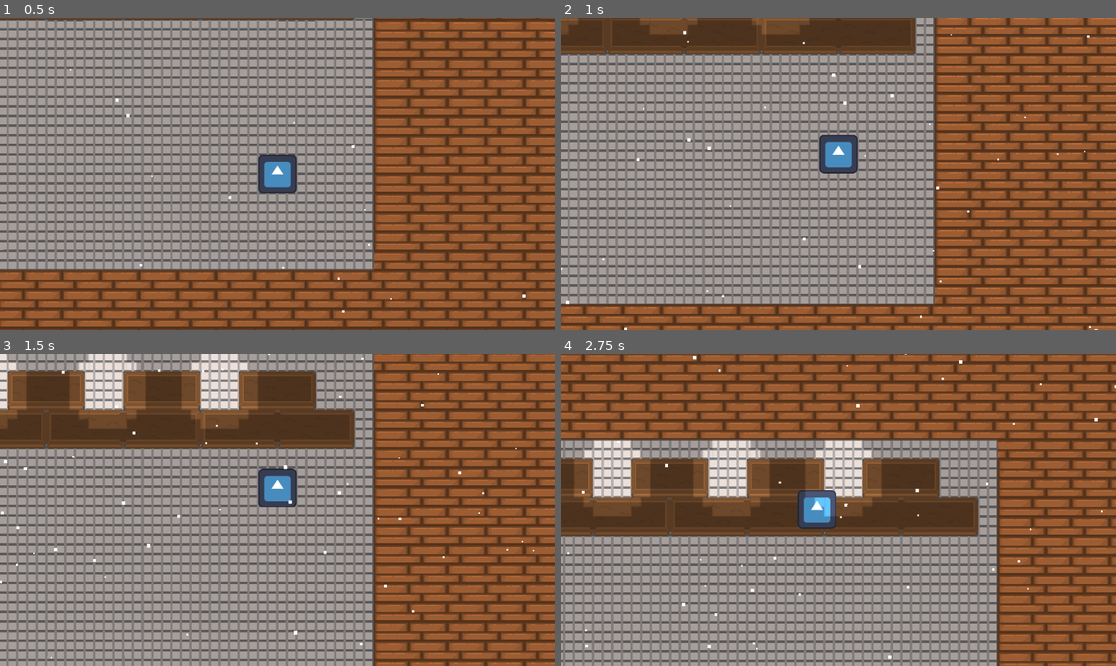
Above: before the commit, frames 1-4 (two rows, left to right).
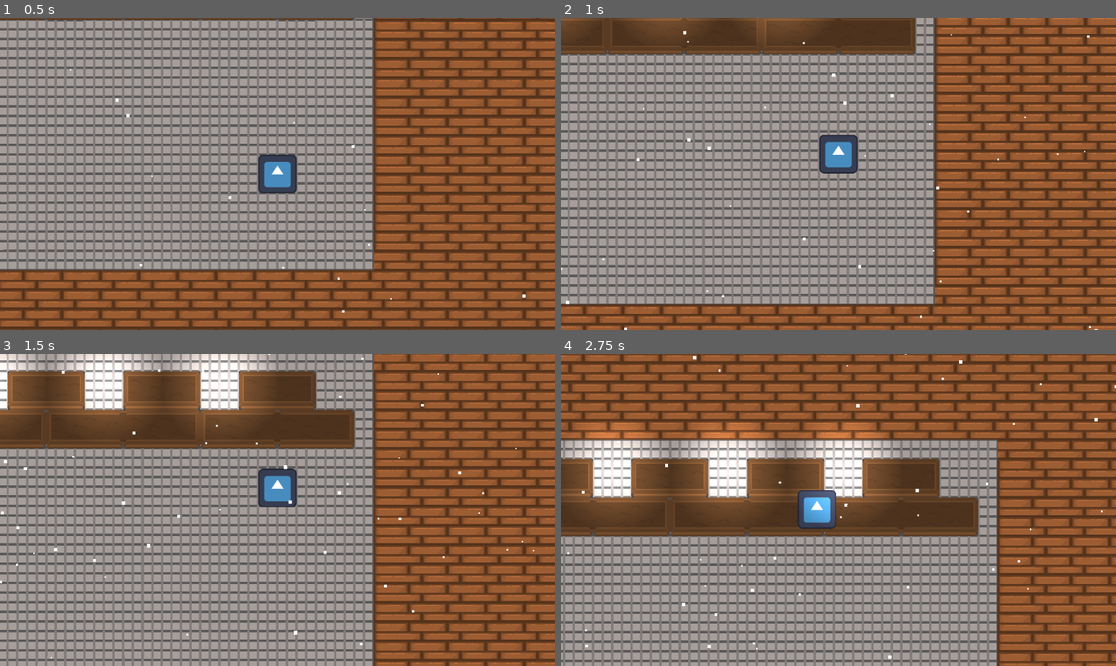
Above: after the commit, the same moments.

Repository: Hobbes-2/FortifiedFarming
Game: Godot game, scene res://Scenes/test_level.tscn
The game is run twice, just before and just after one commit, with the same random seed, the same clock (stepped at 60 frames per second) and the same inputs. The engine's default icon, where the game draws it, is replaced by a stand-in: a white triangle on a blue panel in a dark square.
Inputs (mouse positions are in pixels of both pictures, inside the frame that each line leads up to):
- Up to frame 1 (0.5 s): no input
- Up to frame 2 (1 s): tap Enter at 0.5 s; move the mouse to (810, 236) at 0.52 s; hold W (Up) from 0.53 s (still down); click (810, 236) at 0.6 s
- Up to frame 3 (1.5 s): keep holding W (Up); move the mouse to (444, 556) at 1.27 s; right-click (444, 556) at 1.35 s
- Up to frame 4 (2.75 s): move the mouse to (672, 463) at 2.02 s; release W (Up) at 2.03 s; hold A (Left) from 2.03 s (still down); tap Mouse wheel up (Zoom In) at 2.1 s

Frame 1 is identical in both runs. In frame 2, less than 0.1% of the frame differs, in the area x 1-47%, y 0-4%; in frame 3, 3.3%; in frame 4, 5.7%, in the area x 0-60%, y 22-54%.

Commit message:
worked on graphics. did some fooling around with lighting and shaders to try and get a warm look. still a wip

Diff:
--- a/Scenes/player.tscn
+++ b/Scenes/player.tscn
@@ -1,9 +1,10 @@
-[gd_scene load_steps=8 format=3 uid="uid://cw8ldnuu87kf5"]
+[gd_scene load_steps=11 format=3 uid="uid://cw8ldnuu87kf5"]
 
 [ext_resource type="Script" uid="uid://ce2ixc1y5uu6t" path="res://Scripts/player.gd" id="1_v0iea"]
 [ext_resource type="Texture2D" uid="uid://cgt027bvng6fy" path="res://images/icon.svg" id="2_cvnsp"]
 [ext_resource type="Resource" uid="uid://b1r6unmuri8hf" path="res://Scenes/Inventory/playerInv.tres" id="2_vgqql"]
 [ext_resource type="PackedScene" uid="uid://c2aoi0ewhr606" path="res://Scenes/Inventory/player_inventory.tscn" id="3_6t5aa"]
+[ext_resource type="Shader" uid="uid://c7wu42lk3vcst" path="res://Shaders/TintShader.gdshader" id="5_fkybt"]
 
 [sub_resource type="RectangleShape2D" id="RectangleShape2D_6t5aa"]
 size = Vector2(64, 64)
@@ -19,6 +20,14 @@
 initial_velocity_max = 80.0
 gravity = Vector3(0, 10, 0)
 scale_max = 3.0
+
+[sub_resource type="ShaderMaterial" id="ShaderMaterial_fkybt"]
+shader = ExtResource("5_fkybt")
+shader_parameter/colour = Color(1, 0.47843137, 0, 1)
+shader_parameter/tint_factor = 0.5
+shader_parameter/fade = 0.2000000095
+
+[sub_resource type="QuadMesh" id="QuadMesh_vgqql"]
 
 [node name="Player" type="CharacterBody2D"]
 z_index = 1
@@ -68,3 +77,10 @@
 amount = 800
 visibility_rect = Rect2(-100, 1, 200, 1)
 process_material = SubResource("ParticleProcessMaterial_vgqql")
+
+[node name="MeshInstance2D" type="MeshInstance2D" parent="."]
+visible = false
+material = SubResource("ShaderMaterial_fkybt")
+position = Vector2(-2.6464462e-05, 0)
+scale = Vector2(928, 544)
+mesh = SubResource("QuadMesh_vgqql")
--- a/Scenes/test_level.tscn
+++ b/Scenes/test_level.tscn
@@ -1,10 +1,9 @@
-[gd_scene load_steps=12 format=4 uid="uid://cih62qbfhxwfn"]
+[gd_scene load_steps=13 format=4 uid="uid://cih62qbfhxwfn"]
 
 [ext_resource type="Script" uid="uid://lpp1e4a1hwyn" path="res://Scripts/world.gd" id="1_eglq2"]
 [ext_resource type="PackedScene" uid="uid://cw8ldnuu87kf5" path="res://Scenes/player.tscn" id="1_iti4p"]
 [ext_resource type="Texture2D" uid="uid://d2cla5e32eljr" path="res://images/FillerTileset.png" id="2_dtjkg"]
 [ext_resource type="Texture2D" uid="uid://dmibd88avbhpa" path="res://Tilemaps/Tilemap1.png" id="4_rsyfn"]
-[ext_resource type="Texture2D" uid="uid://yxxqkh7xcvdf" path="res://images/InventorySlotFiller.png" id="5_7w7ni"]
 
 [sub_resource type="Environment" id="Environment_7w7ni"]
 fog_enabled = true
@@ -80,6 +79,15 @@
 custom_data_layer_2/type = 4
 sources/0 = SubResource("TileSetAtlasSource_rsyfn")
 
+[sub_resource type="Gradient" id="Gradient_rsyfn"]
+offsets = PackedFloat32Array(0, 0.7916667)
+colors = PackedColorArray(1, 1, 1, 1, 0, 0, 0, 1)
+
+[sub_resource type="GradientTexture2D" id="GradientTexture2D_7w7ni"]
+gradient = SubResource("Gradient_rsyfn")
+fill = 1
+fill_from = Vector2(0.5125, 0.45625)
+
 [node name="TestLevel" type="Node2D" node_paths=PackedStringArray("ground_tilemap", "seed_tilemap", "player")]
 script = ExtResource("1_eglq2")
 ground_tilemap = NodePath("GroundTilemap")
@@ -103,12 +111,17 @@
 
 [node name="PointLight2D" type="PointLight2D" parent="."]
 position = Vector2(-240, -176)
-texture = ExtResource("5_7w7ni")
+scale = Vector2(1.5, 1.5)
+texture = SubResource("GradientTexture2D_7w7ni")
 
 [node name="PointLight2D2" type="PointLight2D" parent="."]
-position = Vector2(-141, -176)
-texture = ExtResource("5_7w7ni")
+position = Vector2(-144, -176)
+scale = Vector2(1.5, 1.5)
+texture = SubResource("GradientTexture2D_7w7ni")
 
 [node name="PointLight2D3" type="PointLight2D" parent="."]
 position = Vector2(-48, -176)
-texture = ExtResource("5_7w7ni")
+scale = Vector2(1.5, 1.5)
+texture = SubResource("GradientTexture2D_7w7ni")
+
+[node name="LightOccluder2D" type="LightOccluder2D" parent="."]
--- /dev/null
+++ b/Shaders/TintShader.gdshader
@@ -0,0 +1,26 @@
+shader_type canvas_item;
+
+uniform vec4 colour : source_color = vec4(1.0, 1.0, 1.0, 1.0);
+uniform float tint_factor : hint_range(0.0, 1.0) = 0.5;
+uniform float fade : hint_range(0.0, 1.0) = 1.0;
+
+void vertex() {
+	// Called for every vertex the material is visible on.
+}
+
+void fragment() {
+	vec4 main_texture = texture(TEXTURE, UV);
+	vec4 final_output = main_texture;
+
+	float original_modulation = 1.0 - tint_factor;
+
+	final_output.rgb = mix(main_texture.rgb * original_modulation, colour.rgb * tint_factor, tint_factor);
+	final_output.a *= fade;
+
+	COLOR = final_output;
+}
+
+//void light() {
+//	// Called for every pixel for every light affecting the material.
+//	// Uncomment to replace the default light processing function with this one.
+//}
Not shown, added: Shaders/TintShader.gdshader.uid
